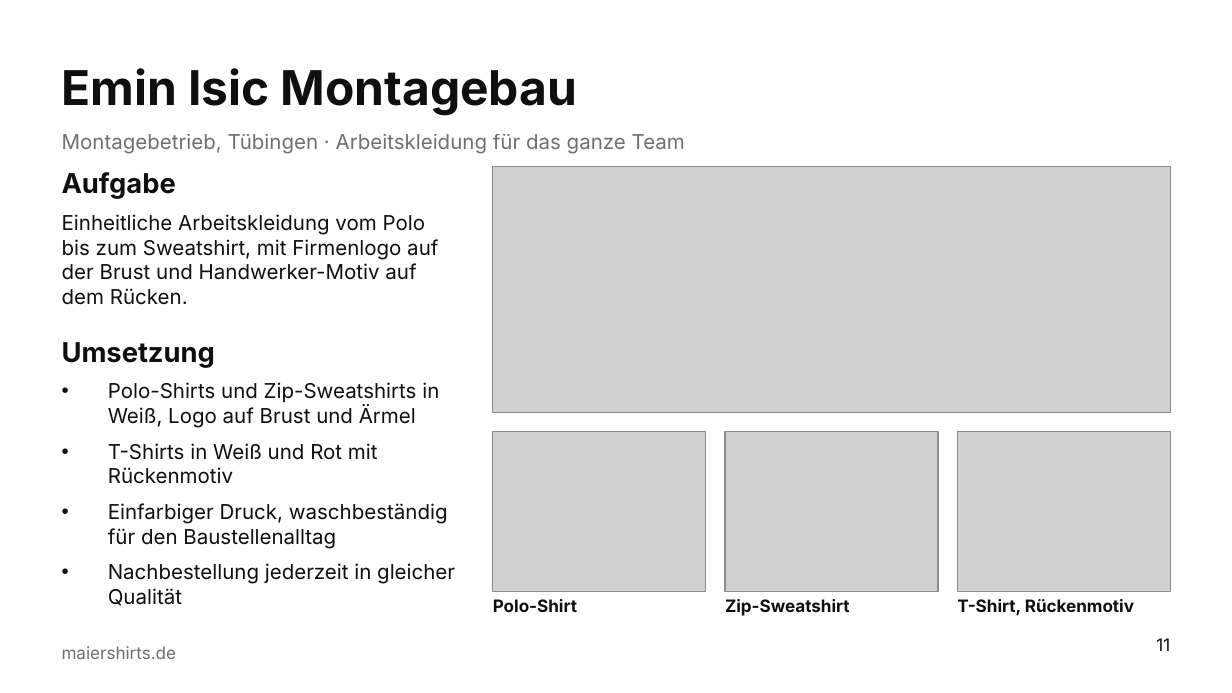
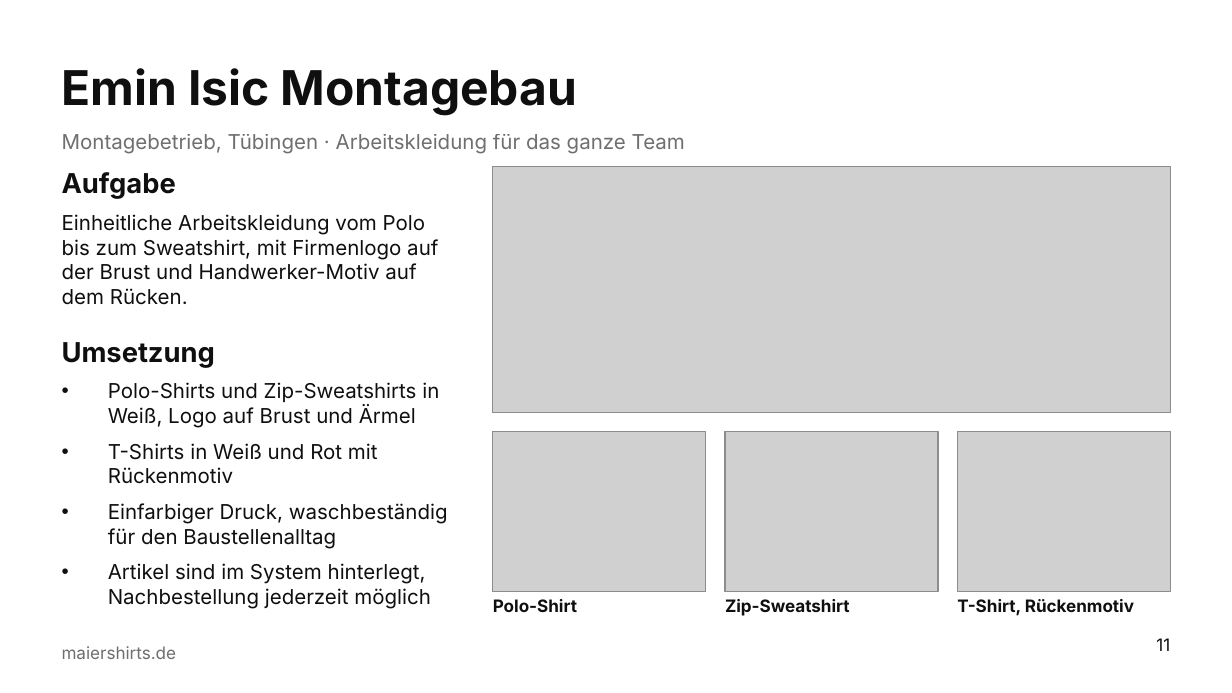
Before and after one commit to sm6161-eng/lexware-angebot-tool, a slide deck: slide 11 of presentation/dist/Maiershirts_Master.potx. Drawn at 1232x693 pixels with LibreOffice and Linux fonts; fonts in the diff are those of the drawing; grey boxes stand for pictures; background and template pictures are left out. Boxes give left, top, right and bottom in pixels: in the first picture for what was removed or moved away, otherwise in the second. Text is boxed around its words. In the diff, an @@ line names an element or a change of style, - is before the commit and + after.

```diff
--- a/presentation/dist/Maiershirts_Master.potx
+++ b/presentation/dist/Maiershirts_Master.potx
@@ text at [108,563,431,609]: text changed @@
-• Nachbestellung jederzeit in gleicher Qualität
+• Artikel sind im System hinterlegt, Nachbestellung jederzeit möglich
```
Also in this commit, not shown: 2 other files.
